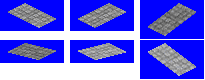
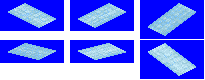
Two versions of the same layered image (205 × 80). Layer-by-layer changes:
added layer "STON_SNOW" above "WALK" over (8, 3, 196, 76)
